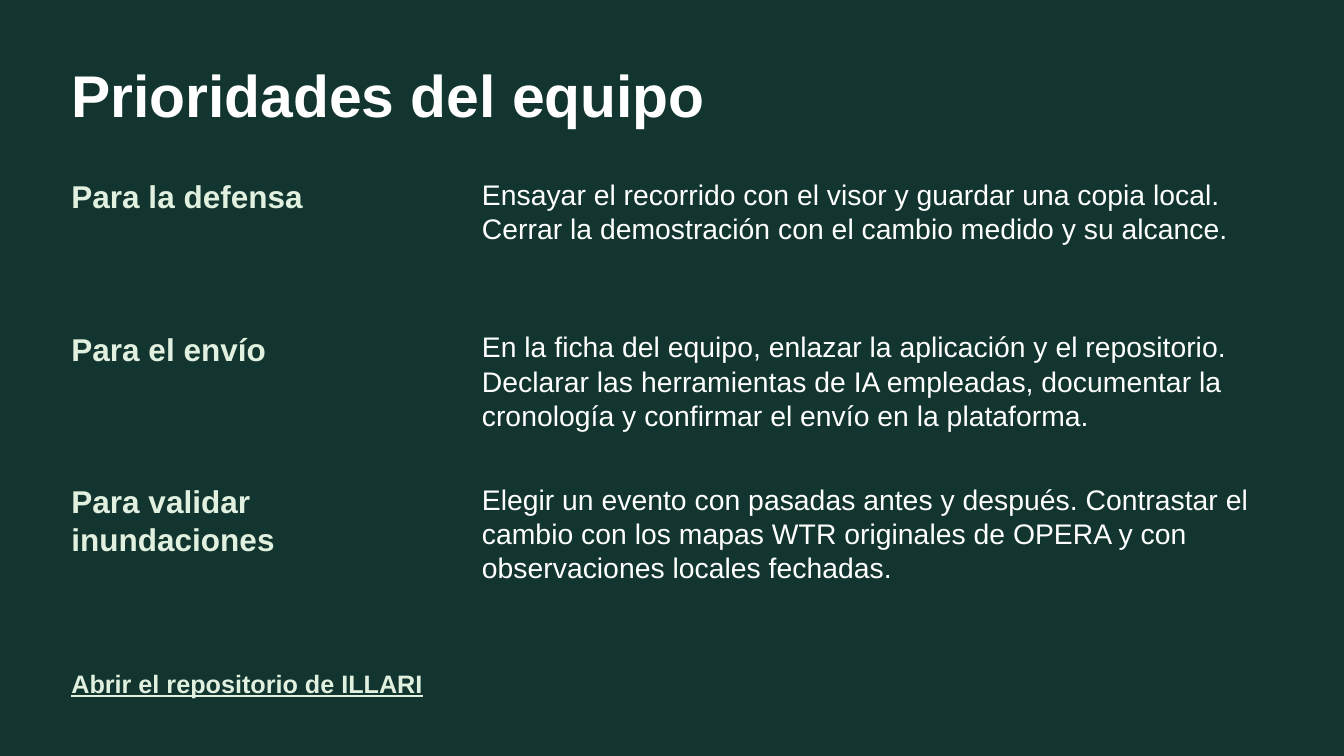
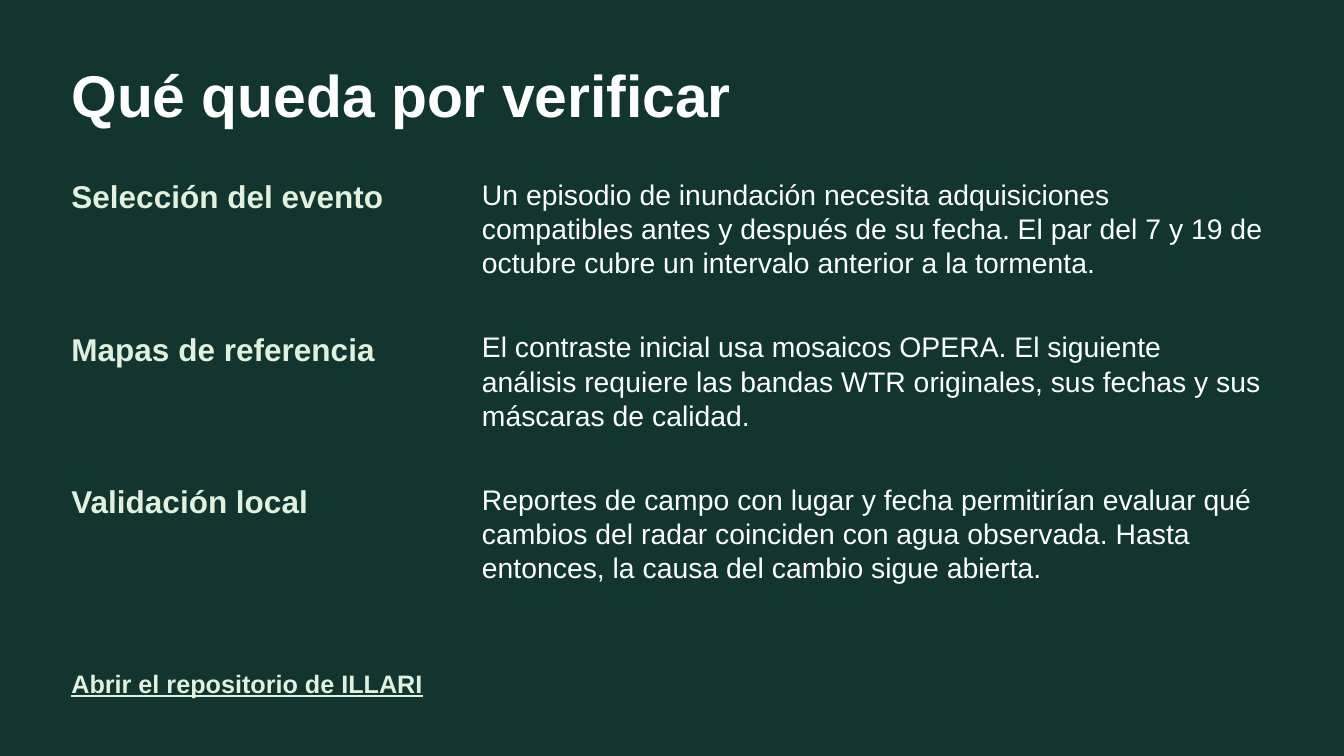
Before and after one commit to Dariuxcks/Illari, a slide deck: slide 6 of docs/demostracion/ILLARI_guia_demostracion.pptx. Drawn at 1344x756 pixels with LibreOffice and Linux fonts; fonts in the diff are those of the drawing. Boxes give left, top, right and bottom in pixels: in the first picture for what was removed or moved away, otherwise in the second. Text is boxed around its words. In the diff, an @@ line names an element or a change of style, - is before the commit and + after.

Commit message:
docs: presentar el caso NISAR para evaluación autónoma del jurado, con PDF ilustrado y guía de uso

```diff
--- a/docs/demostracion/ILLARI_guia_demostracion.pptx
+++ b/docs/demostracion/ILLARI_guia_demostracion.pptx
@@ text at [71, 74, 731, 128]: text changed @@
-Prioridades del equipo
+Qué queda por verificar
@@ text at [71, 185, 384, 209]: text changed @@
-Para la defensa
+Selección del evento
@@ text at [482, 184, 1262, 274]: text changed @@
-Ensayar el recorrido con el visor y guardar una copia local. Cerrar la demostración con el cambio medido y su alcance.
+Un episodio de inundación necesita adquisiciones compatibles antes y después de su fecha. El par del 7 y 19 de octubre cubre un intervalo anterior a la tormenta.
@@ text at [71, 338, 375, 367]: text changed @@
-Para el envío
+Mapas de referencia
@@ text at [482, 336, 1260, 427]: text changed @@
-En la ficha del equipo, enlazar la aplicación y el repositorio. Declarar las herramientas de IA empleadas, documentar la cronología y confirmar el envío en la plataforma.
+El contraste inicial usa mosaicos OPERA. El siguiente análisis requiere las bandas WTR originales, sus fechas y sus máscaras de calidad.
@@ text at [71, 490, 308, 514]: text changed @@
-Para validar inundaciones
+Validación local
@@ text at [482, 489, 1251, 584]: text changed @@
-Elegir un evento con pasadas antes y después. Contrastar el cambio con los mapas WTR originales de OPERA y con observaciones locales fechadas.
+Reportes de campo con lugar y fecha permitirían evaluar qué cambios del radar coinciden con agua observada. Hasta entonces, la causa del cambio sigue abierta.
```
Also in this commit, not shown: 5 other slides changed, 5 other files.
